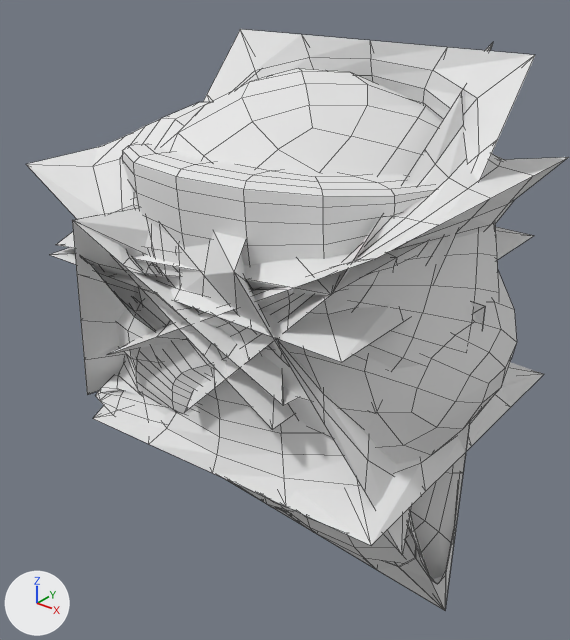
Before and after pictures for a commit that changed the Blender file 1.blend.
Both versions are drawn from a 50 mm camera at (0.659, -0.86, 0.389) aimed at (-0.018, -0.015, -0.136). The lights are fixed; the arrows at lower left show +X, +Y and +Z. Mesh edges are drawn as thin lines.
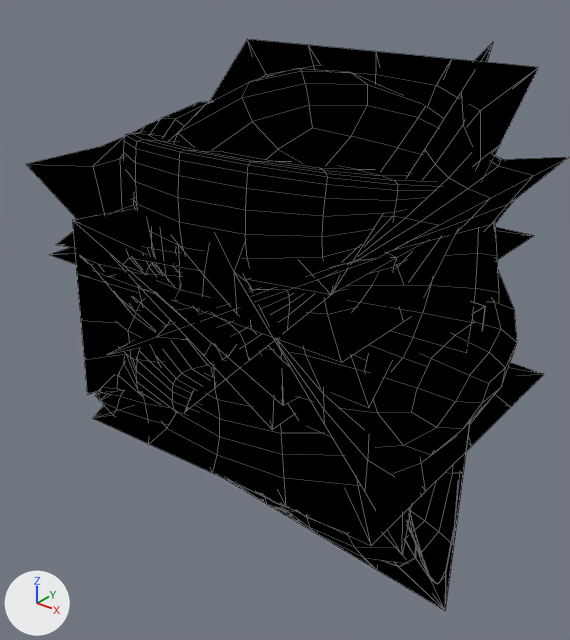
What differs and where, as boxes (x1, y1, x2, y2) in the pictures (570 x 640 px):
'Cube', recoloured, reshaped (white to black)
    before: (26, 29, 569, 611)
    after: (26, 39, 569, 611)

Diff of the bpy script that builds the scene:
```diff
--- a/1.blend.py
+++ b/1.blend.py
@@ mat_negro @@
+mat_negro = diffuse_material('Negro')
+mat_negro.base_color = (0.0, 0.0, 0.0)  # black #000000
@@ me_cube @@
 me_cube.from_pydata(...)  # 25 vertices, 0 faces, 24 loose edges; spans x 0.0..0.093, y -0.048..0.019, z -0.271..0.124
 # used by ob_cube; location = (0.0, 0.0, 0.0)
-me_cube.vertices[22].co = (0.0, -0.021, 0.077)
-me_cube.vertices[23].co = (0.0, -0.014, 0.114)
-me_cube.vertices[24].co = (0.0, -0.013, 0.124)
-me_cube.materials.append(mat_material)  # white #e7e7e7
+# me_cube part 1
+me_cube.vertices[22].co = (0.0, -0.024, 0.084)
+me_cube.vertices[23].co = (0.0, -0.009, 0.114)
+me_cube.vertices[24].co = (0.0, -0.007, 0.127)
+me_cube.materials.append(mat_negro)  # black #000000
```
